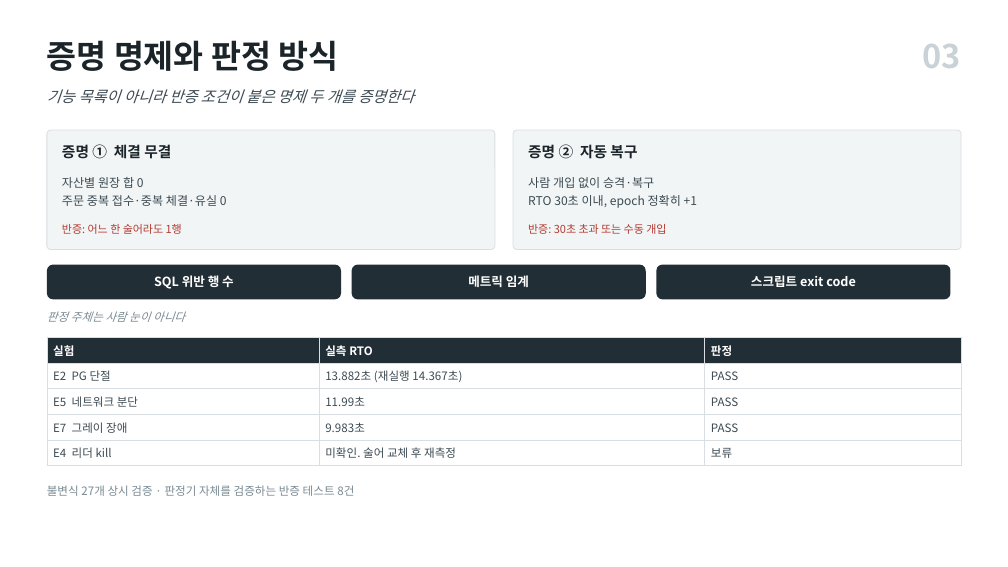
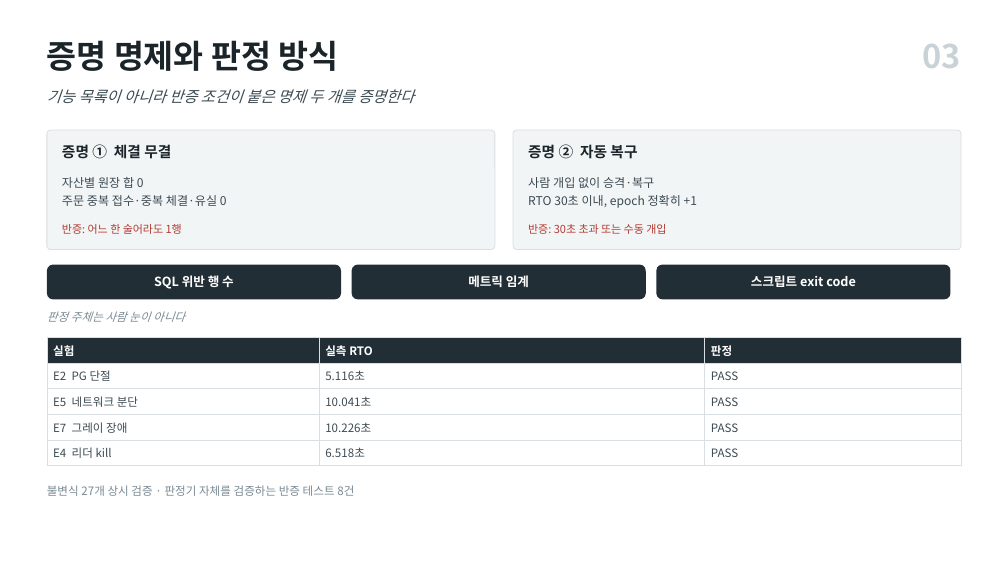
Before and after one commit to SanghyeokLee-KR/failstop, a slide deck: slide 3 of 제출_20260901/기획안_요약.pptx. Drawn at 1008x567 pixels with LibreOffice and Linux fonts; fonts in the diff are those of the drawing. Boxes give left, top, right and bottom in pixels: in the first picture for what was removed or moved away, otherwise in the second. Text is boxed around its words. In the diff, an @@ line names an element or a change of style, - is before the commit and + after.

Commit message:
docs: 카오스 수치 인용을 V41 재검증 값으로 갱신
변경 목적
V41(2a818b6) 위 재검증(62095f2)으로 카오스 라이브 PASS 가 6건, RTO 범위가 5.116~10.226초로 바뀌었다.
정본과 제출본 원본에 남은 옛 수치(0.107~14.367초, 5실험 6회차, E2 13.882, E4 6.688, E5 11.99·4.265,
E6 0.107, E7 9.983·10.176, E1 2.06초)를 현재 값으로 맞춘다.

영향 영역
DB 설계 5.4 본문과 v2.43 노트 검증 줄, DB 수동 페일오버 런북, ADR 0004·0024 날짜 주, 제출본 원본과
생성기(deck.js, portfolio.js, content.mjs), WBS, 개요 JSON, 재생성한 docx·pdf·pptx·도면.

관련 정본
docs/ROADMAP.md M1 달성 문단(62095f2), CLAUDE.md 13절·27절

주요 변경
- 수치 출처를 harness/evidence/chaos-runs/ 의 2026-09-13 판정 파일로 바꾼다. E4 는 6.518초로 재측정됐다
- 결정 기록(ADR 0004, 0024)은 원문을 두고 2026-09-13 날짜 주를 붙인다. 과거 패치 노트와 ADR 0007·0009·0012 는 당시 기록이라 두었다
- 도면·docx·pdf·pptx 는 build.ps1 로 원본에서 다시 구웠다

검증 명령과 결과
- python 제출_20260901/build/check_facts.py <정리 전> 제출_20260901/기획안_원본.md: 차이는 표 45행의 0.107, 14.367 제거와
  5.116, 10.226, V41, 날짜 추가뿐. 커밋 해시 32, 경로 25, 통화 17 불변
- pwsh -NoProfile -File 제출_20260901/build/build.ps1: 종료코드 0. 산출물에서 옛 수치 0건 확인
- check-style.ps1(편집 원본), check-doclinks.ps1: 통과

남은 위험
- CLAUDE.md 3절이 옛 RTO 범위와 5실험 6회차를 담고 있다. 사용자 소관이라 고치지 않았다
- 2026-09-01 실제 제출본(MSP_..._최종.docx, MSP_..._이상혁.pptx)에 6.688 이 남아 있다. 제출 기록이라 고치지 않았다
- 기획안 원본 687행 증거 파일 수와 최신 회차, deck.js 불변식 수 27 대 26 불일치는 이 커밋 범위 밖이다

```diff
--- a/제출_20260901/기획안_요약.pptx
+++ b/제출_20260901/기획안_요약.pptx
@@ table at bbox=[47, 337, 962, 462] @@
-row 2, column 2: 13.882초 (재실행 14.367초)
+row 2, column 2: 5.116초
-row 3, column 2: 11.99초
+row 3, column 2: 10.041초
-row 4, column 2: 9.983초
+row 4, column 2: 10.226초
-row 5, column 2: 미확인. 술어 교체 후 재측정
+row 5, column 2: 6.518초
-row 5, column 3: 보류
+row 5, column 3: PASS
```
Also in this commit, not shown: 1 other slide changed, 17 other files.
